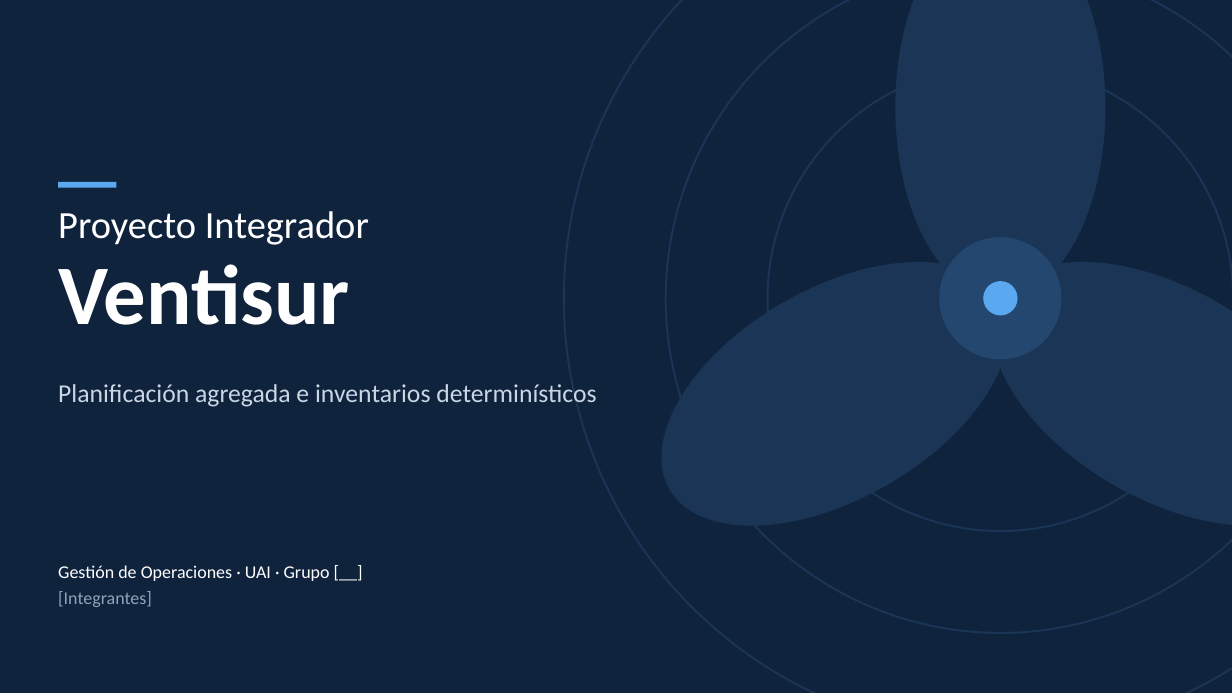
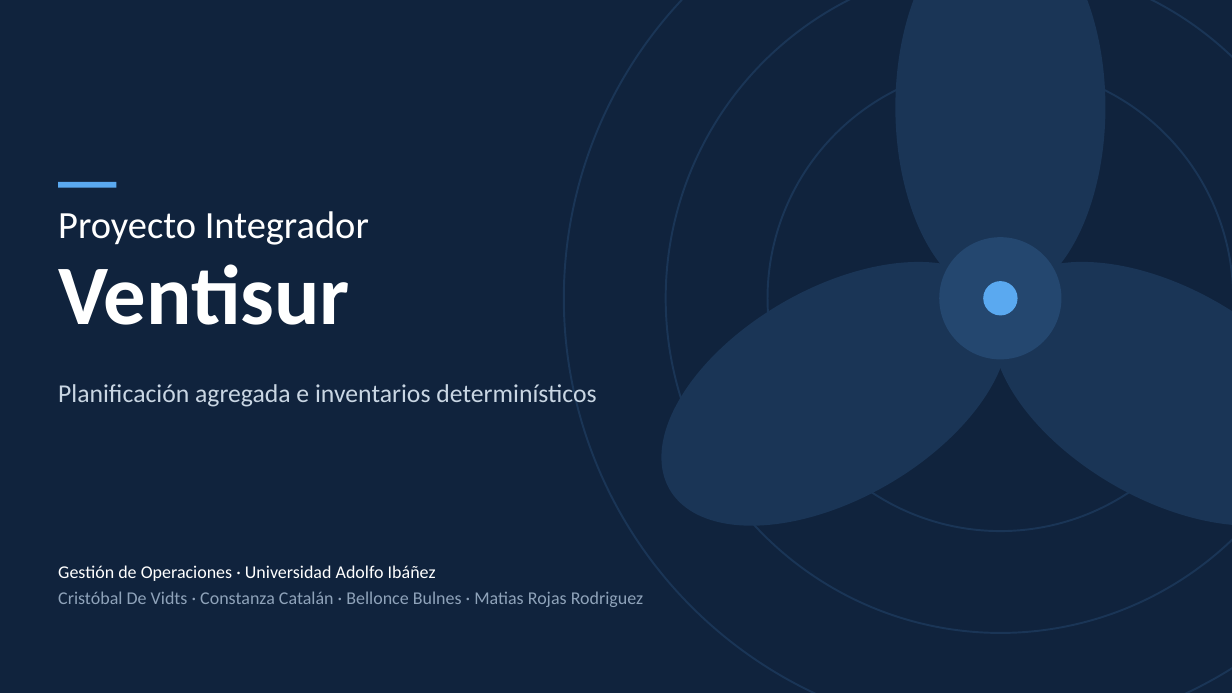
Before and after one commit to cdevidts/GDO-proyecto, a slide deck: slide 1 of proyecto/04_presentacion/Presentacion_Ventisur.pptx. Drawn at 1232x693 pixels with LibreOffice and Linux fonts; fonts in the diff are those of the drawing. Boxes give left, top, right and bottom in pixels: in the first picture for what was removed or moved away, otherwise in the second. Text is boxed around its words. In the diff, an @@ line names an element or a change of style, - is before the commit and + after.

```diff
--- a/proyecto/04_presentacion/Presentacion_Ventisur.pptx
+++ b/proyecto/04_presentacion/Presentacion_Ventisur.pptx
@@ text at [58, 565, 644, 607]: text changed; text colour #FFFFFF to #8FA3BA @@
-Gestión de Operaciones · UAI · Grupo [__]
-[Integrantes]
+Gestión de Operaciones · Universidad Adolfo Ibáñez
+Cristóbal De Vidts · Constanza Catalán · Bellonce Bulnes · Matias Rojas Rodriguez
```
Also in this commit, not shown: 15 other files.
